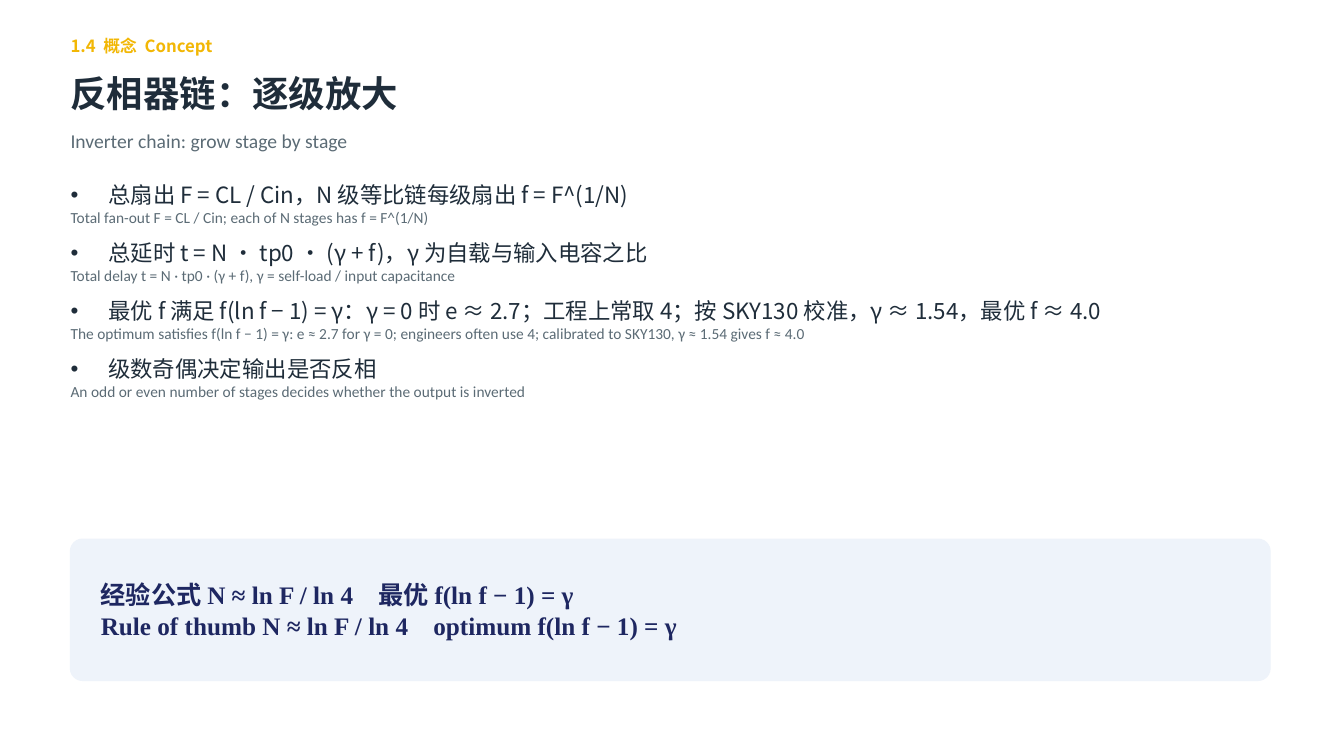
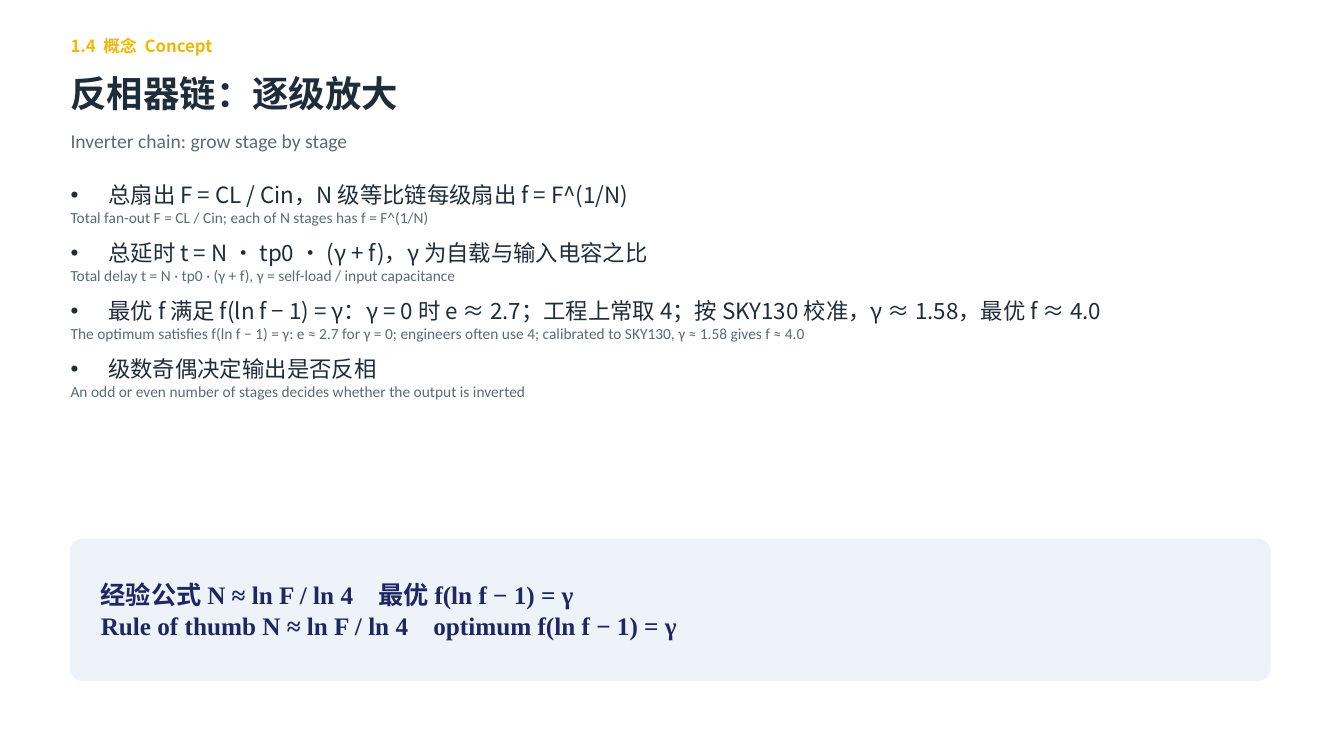
Before and after one commit to eddiezgq/WenQuest, a slide deck: slide 19 of samples/数字集成电路设计/课程资料/第1章 CMOS反相器/第一章课件.pptx. Drawn at 1344x756 pixels with LibreOffice and Linux fonts; fonts in the diff are those of the drawing. Boxes give left, top, right and bottom in pixels: in the first picture for what was removed or moved away, otherwise in the second. Text is boxed around its words. In the diff, an @@ line names an element or a change of style, - is before the commit and + after.

```diff
--- a/samples/数字集成电路设计/课程资料/第1章 CMOS反相器/第一章课件.pptx
+++ b/samples/数字集成电路设计/课程资料/第1章 CMOS反相器/第一章课件.pptx
@@ text at (71,300,1101,342): text changed @@
-• 最优 f 满足 f(ln f − 1) = γ：γ = 0 时 e ≈ 2.7；工程上常取 4；按 SKY130 校准，γ ≈ 1.54，最优 f ≈ 4.0
-The optimum satisfies f(ln f − 1) = γ: e ≈ 2.7 for γ = 0; engineers often use 4; calibrated to SKY130, γ ≈ 1.54 gives f ≈ 4.0
+• 最优 f 满足 f(ln f − 1) = γ：γ = 0 时 e ≈ 2.7；工程上常取 4；按 SKY130 校准，γ ≈ 1.58，最优 f ≈ 4.0
+The optimum satisfies f(ln f − 1) = γ: e ≈ 2.7 for γ = 0; engineers often use 4; calibrated to SKY130, γ ≈ 1.58 gives f ≈ 4.0
```
Also in this commit, not shown: 11 other slides changed, 55 other files.
